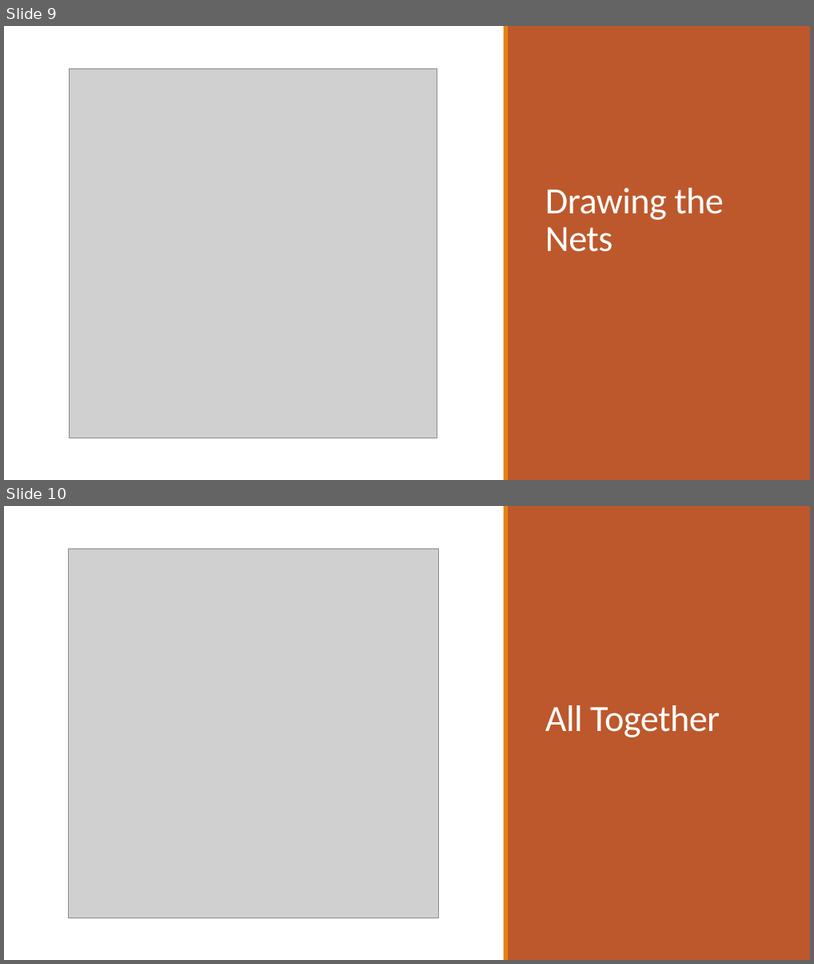
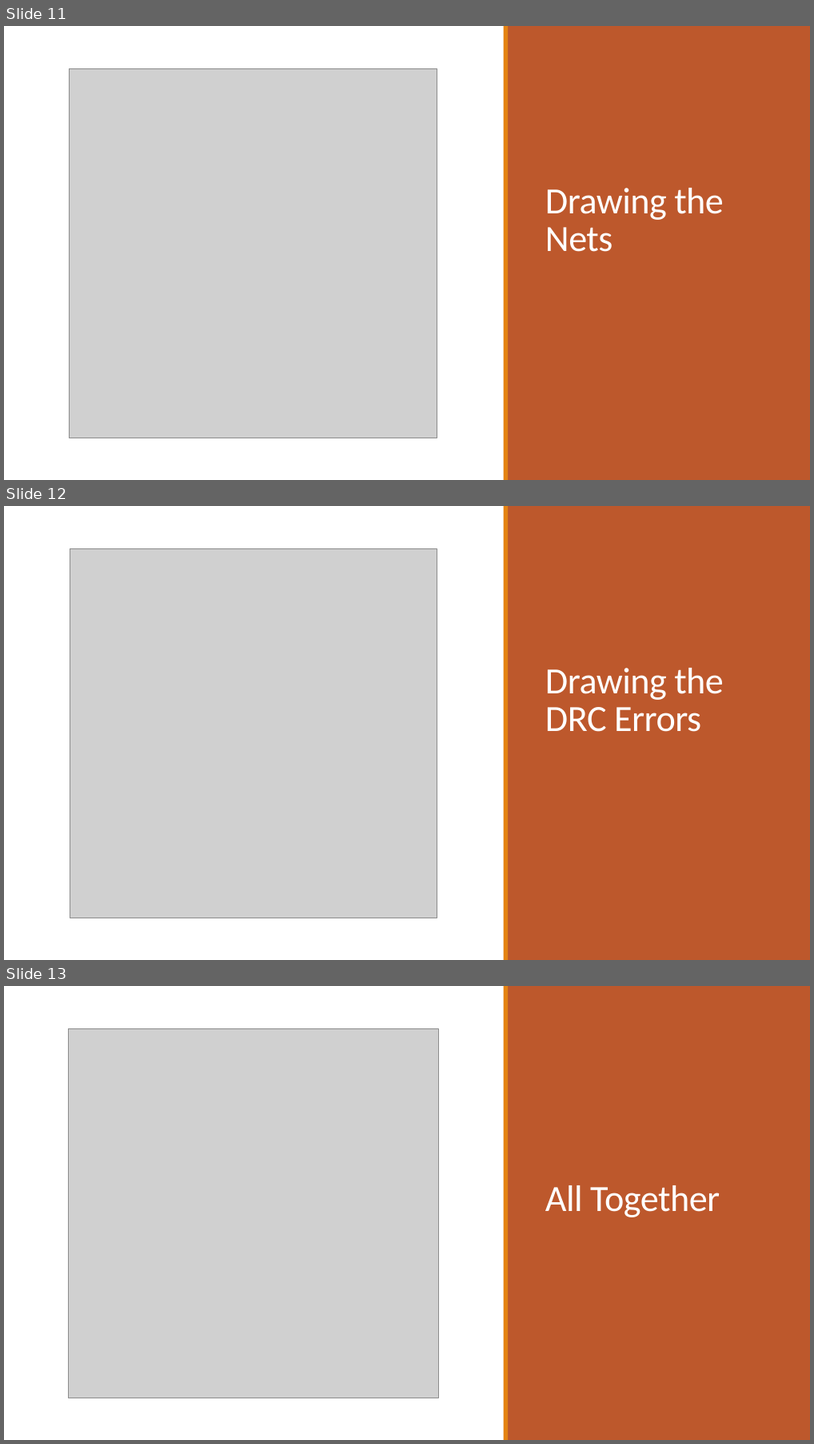
Before and after one commit to AhmedSharaf98/DEF-to-SVG, a slide deck: docs/DEF-LEF to SVG.pptx. Shown one above the other, each under a label of ours: slides 9 and 10 before the commit, slides 11, 12 and 13 after it. The pictures are 814x964 and 814x1444 pixels, drawn with LibreOffice and Linux fonts; fonts in the diff are those of the drawing; grey boxes stand for pictures. Boxes give left, top, right and bottom in pixels: in the first picture for what was removed or moved away, otherwise in the second. Text is boxed around its words. In the diff, an @@ line names an element or a change of style, - is before the commit and + after.

```diff
--- a/docs/DEF-LEF to SVG.pptx
+++ b/docs/DEF-LEF to SVG.pptx
@@ slide 12 added at bbox=[4, 506, 810, 960], background #FFFFFF @@
@@ rectangle added at bbox=[4, 506, 810, 960], fill #FFFFFF @@
@@ rectangle added at bbox=[504, 506, 508, 960], fill #E48312 @@
@@ rectangle added at bbox=[508, 506, 810, 960], fill #BD582C @@
@@ picture added at bbox=[70, 548, 437, 917] @@
@@ title added at bbox=[546, 668, 724, 732], 44 pt, text #FFFFFF @@
+Drawing the DRC Errors
@@ rectangle added at bbox=[4, 929, 810, 960], fill #BD582C @@
@@ rectangle added at bbox=[4, 925, 810, 929], fill #E48312 @@
@@ what was slide 9 is now slide 11 @@
@@ what was slide 10 is now slide 13 @@
```
Also in this commit, not shown: 2 slides changed, 1 other slide added, 3 other files.
